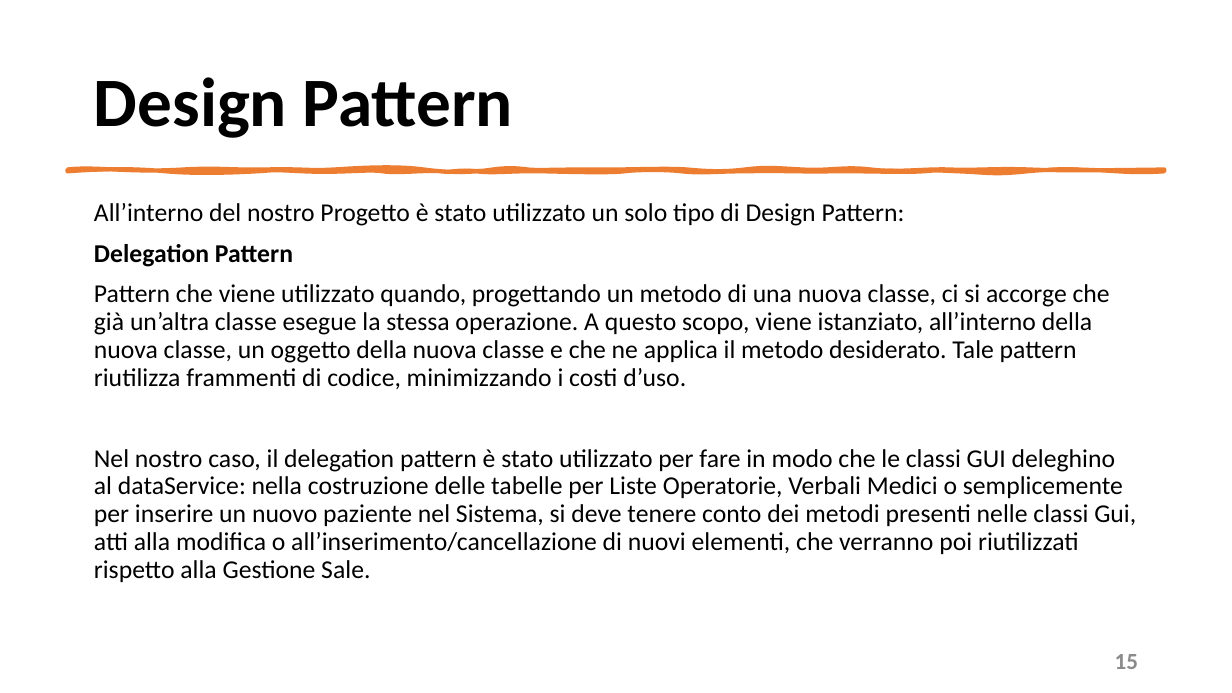
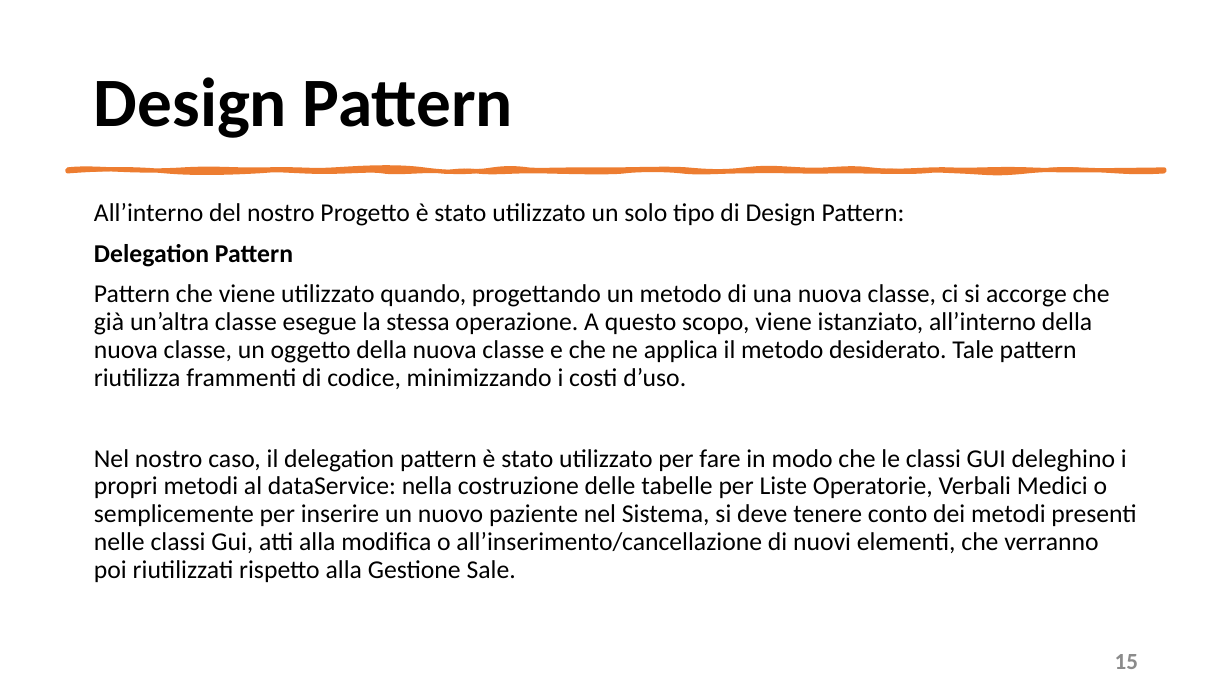
Before and after one commit to mangilimatteo/Progetto_Ingegneria_Software_Cattaneo_Mangili_Saini, a slide deck: slide 15 of Presentazione/Presentazione_Progetto.pptx. Drawn at 1232x693 pixels with LibreOffice and Linux fonts; fonts in the diff are those of the drawing. Boxes give left, top, right and bottom in pixels: in the first picture for what was removed or moved away, otherwise in the second. Text is boxed around its words. In the diff, an @@ line names an element or a change of style, - is before the commit and + after.

```diff
--- a/Presentazione/Presentazione_Progetto.pptx
+++ b/Presentazione/Presentazione_Progetto.pptx
@@ text at [94, 449, 1136, 582]: text changed @@
-Nel nostro caso, il delegation pattern è stato utilizzato per fare in modo che le classi GUI deleghino al dataService: nella costruzione delle tabelle per Liste Operatorie, Verbali Medici o semplicemente per inserire un nuovo paziente nel Sistema, si deve tenere conto dei metodi presenti nelle classi Gui, atti alla modifica o all’inserimento/cancellazione di nuovi elementi, che verranno poi riutilizzati rispetto alla Gestione Sale.
+Nel nostro caso, il delegation pattern è stato utilizzato per fare in modo che le classi GUI deleghino i propri metodi al dataService: nella costruzione delle tabelle per Liste Operatorie, Verbali Medici o semplicemente per inserire un nuovo paziente nel Sistema, si deve tenere conto dei metodi presenti nelle classi Gui, atti alla modifica o all’inserimento/cancellazione di nuovi elementi, che verranno poi riutilizzati rispetto alla Gestione Sale.
```
Also in this commit, not shown: 11 other slides changed.
